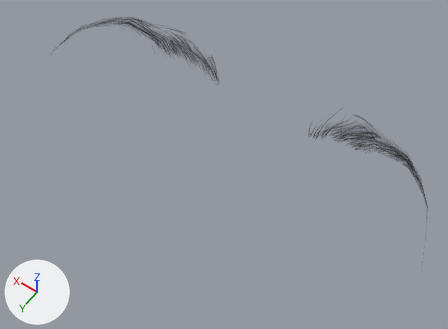
What one commit did to the glTF model assets/modular/eyebrows/eyebrow011_female.glb.
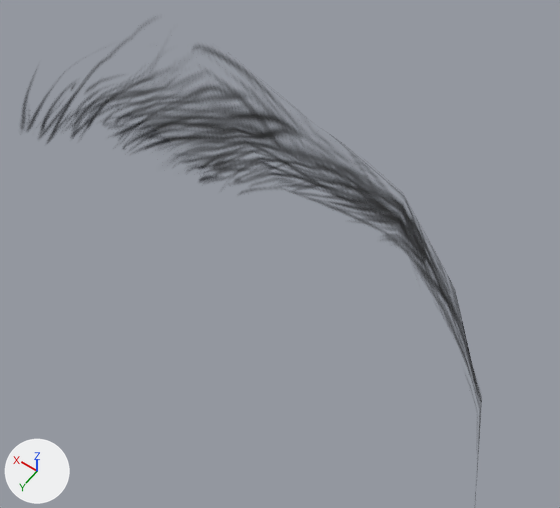
The first picture shows the older version from a camera (50 mm lens) standing at (-0.0546, -0.0407, 1.6825) and looking at (-0.0032, -0.1127, 1.5693). The close-ups show the older and then the newer version on the part from 68% to 100% of the width and 31% to 71% of the height of that picture. Only the edits that show in the close-ups are written down. Every picture has the same lights, and +X, +Y and +Z are marked at lower left.

In view in the first close-up: 'Human.eyebrow011'.
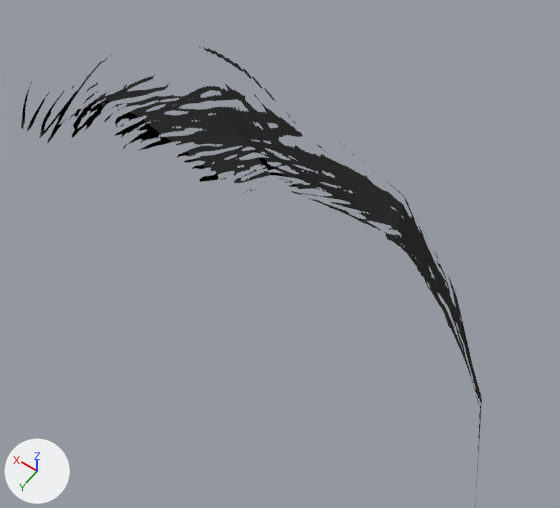
Changed parts and their boxes (x1, y1, x2, y2) in the close-ups (560 x 508 px):
'Human.eyebrow011', surface changed
    both: (21, 46, 482, 446)

Diff of the bpy script that builds the scene:
```diff
--- a/assets/modular/eyebrows/eyebrow011_female.glb.py
+++ b/assets/modular/eyebrows/eyebrow011_female.glb.py
@@ mat_human_eyebrow011 @@
 n1 = _N.new('ShaderNodeOutputMaterial'); n1.name = 'Material Output'
+n5 = _N.new('ShaderNodeMath'); n5.name = 'Math'
+n5.operation = 'SUBTRACT'
+n5.inputs[0].default_value = 1.0  # 'Value'
+n6 = _N.new('ShaderNodeMath'); n6.name = 'Math.001'
+n6.operation = 'LESS_THAN'
 n2 = _N.new('ShaderNodeTexImage'); n2.name = 'Image Texture'
@@ mat_human_eyebrow011 @@
 n0 = _N.new('ShaderNodeBsdfPrincipled'); n0.name = 'Principled BSDF'
 _L.new(n2.outputs[0], n0.inputs[0])  # 'Color' to 'Base Color'
-_L.new(n2.outputs[1], n0.inputs[4])  # 'Alpha' to 'Alpha'
 _L.new(n3.outputs[0], n0.inputs[5])  # 'Normal' to 'Normal'
 _L.new(n4.outputs[0], n3.inputs[1])  # 'Color' to 'Color'
+_L.new(n5.outputs[0], n0.inputs[4])  # 'Value' to 'Alpha'
+_L.new(n6.outputs[0], n5.inputs[1])  # 'Value' to 'Value'
+_L.new(n2.outputs[1], n6.inputs[0])  # 'Alpha' to 'Value'
```
